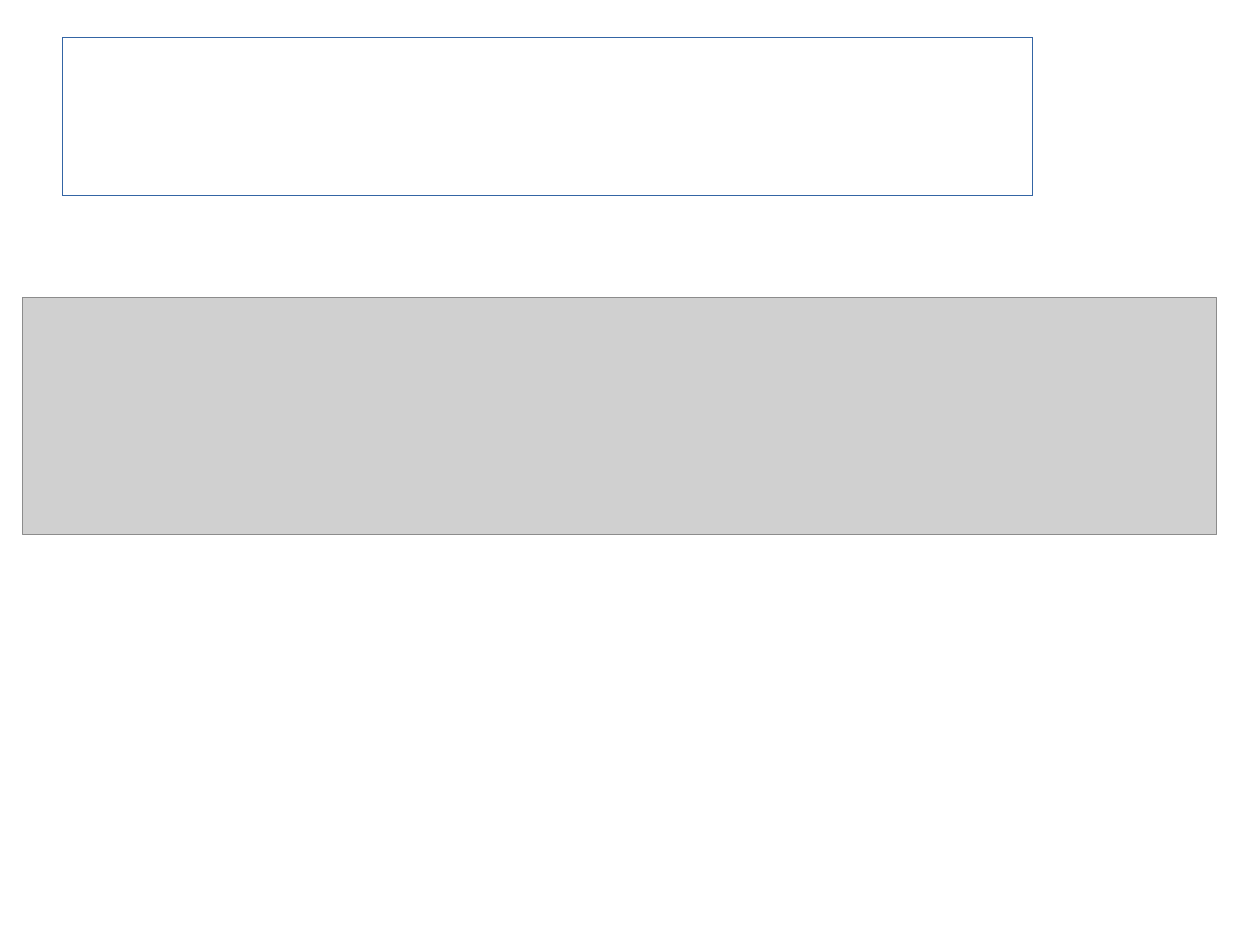
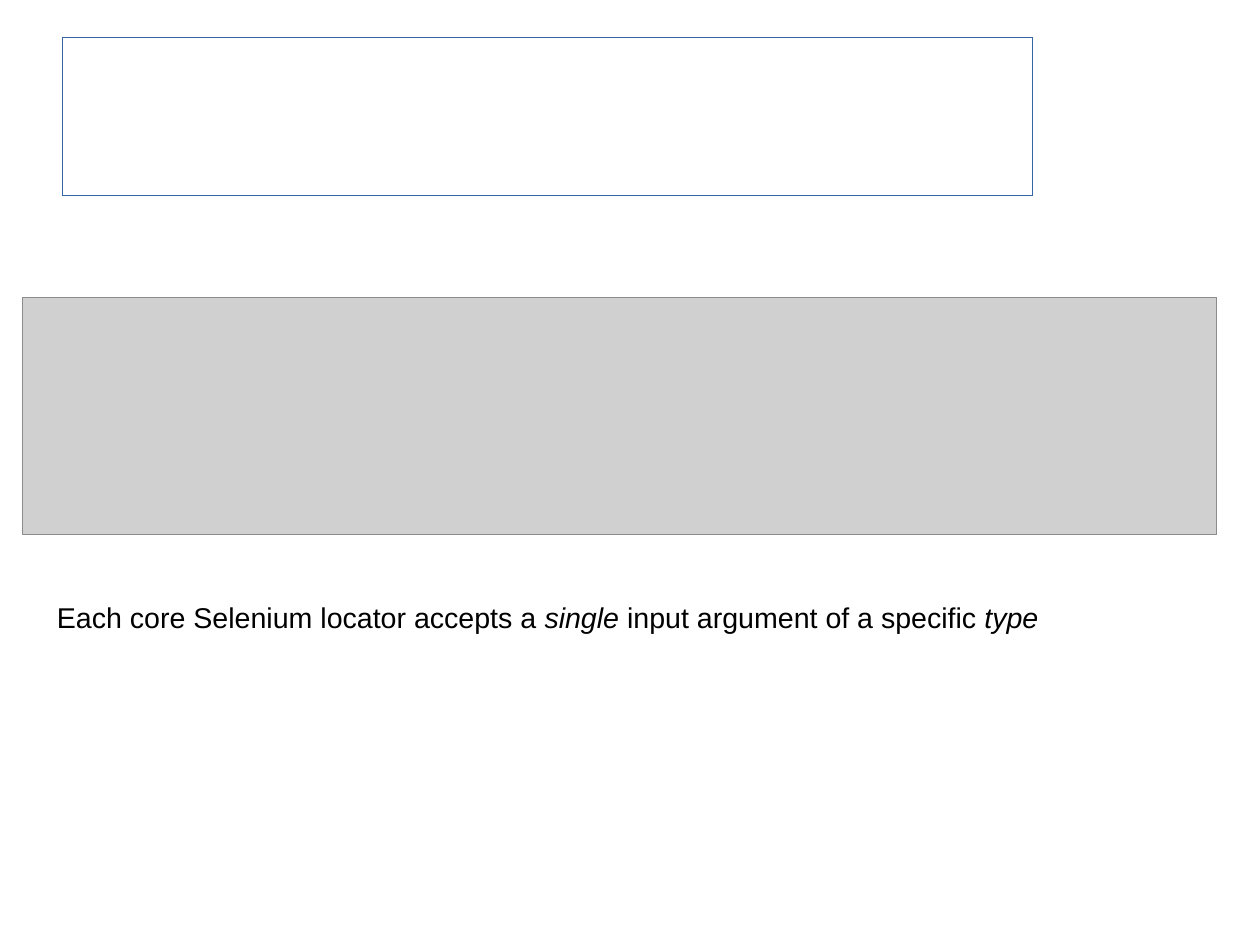
Before and after one commit to sergueik/SKDF, a slide deck: slide 11 of SKDF.odp. Drawn at 1260x945 pixels with LibreOffice and Linux fonts; fonts in the diff are those of the drawing; grey boxes stand for pictures; background and template pictures are left out. Boxes give left, top, right and bottom in pixels: in the first picture for what was removed or moved away, otherwise in the second. Text is boxed around its words. In the diff, an @@ line names an element or a change of style, - is before the commit and + after.

```diff
--- a/SKDF.odp
+++ b/SKDF.odp
@@ text added at (x1=57, y1=607, x2=1038, y2=634), 18 pt, text #000000 @@
+Each core Selenium locator accepts a single input argument of a specific type
```
Also in this commit, not shown: 7 other slides changed, 1 slide added, 1 other file.
